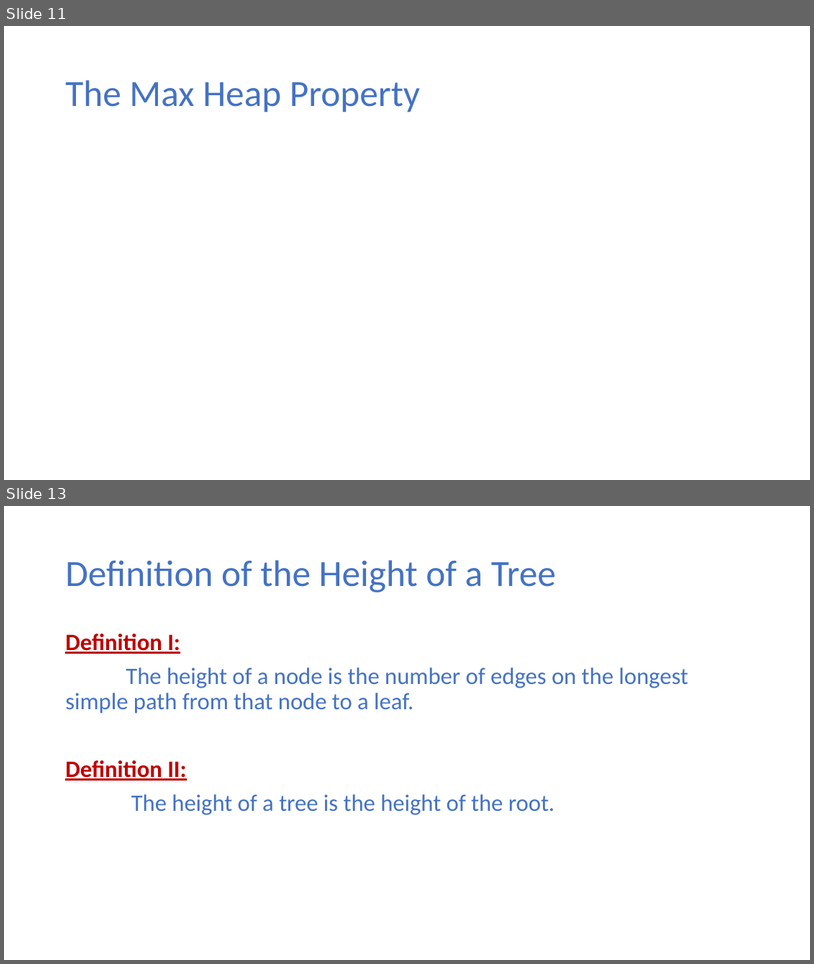
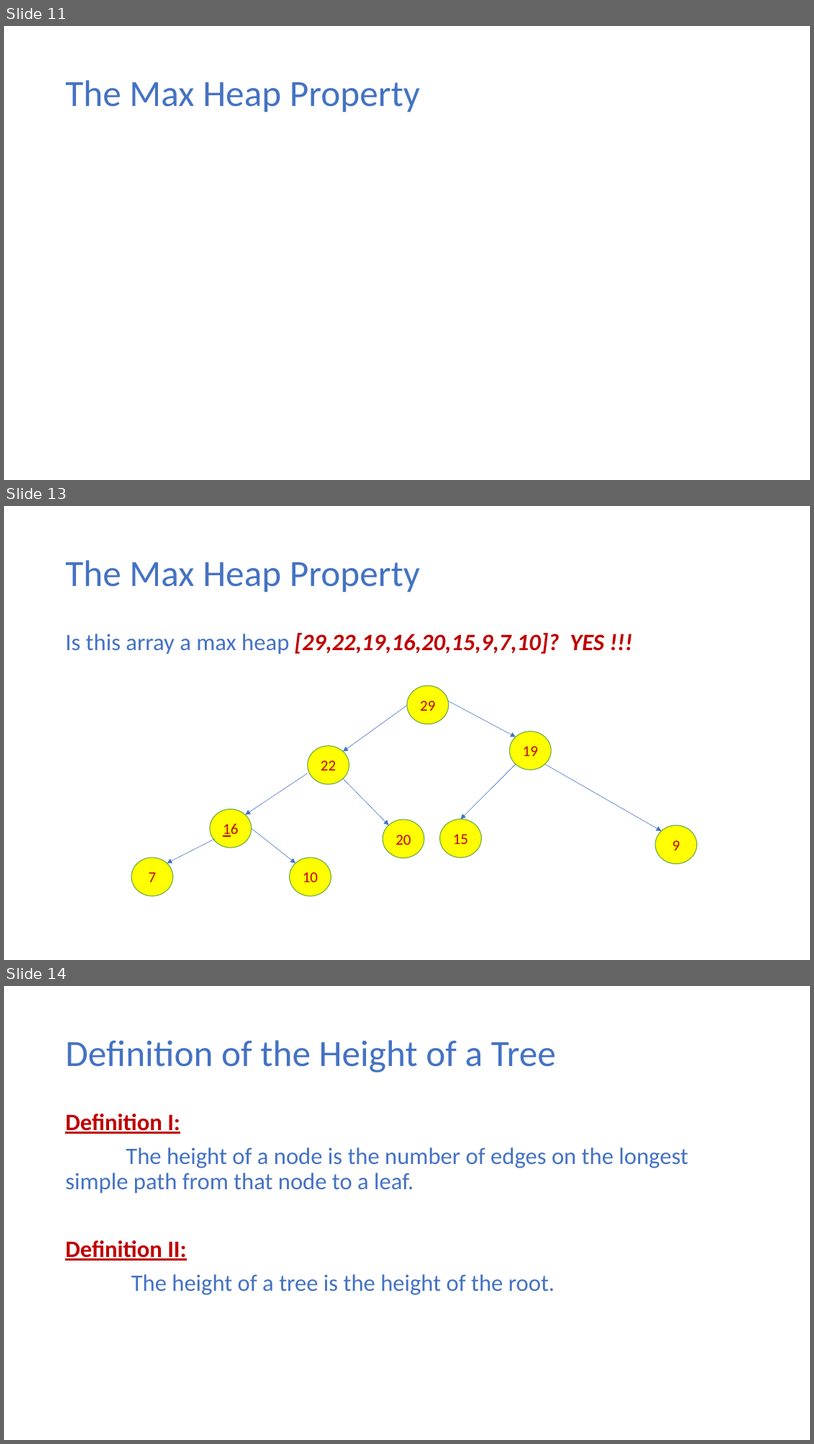
Before and after one commit to ekkapotc/EA, a slide deck: Lectures/Lecture 3.pptx. Shown one above the other, each under a label of ours: slides 11 and 13 before the commit, slides 11, 13 and 14 after it; the slides between them are not shown. The pictures are 814x964 and 814x1444 pixels, drawn with LibreOffice and Linux fonts; fonts in the diff are those of the drawing; grey boxes stand for pictures. Boxes give left, top, right and bottom in pixels: in the first picture for what was removed or moved away, otherwise in the second. Text is boxed around its words. In the diff, an @@ line names an element or a change of style, - is before the commit and + after.

```diff
--- a/Lectures/Lecture 3.pptx
+++ b/Lectures/Lecture 3.pptx
@@ slide 13 added at bbox=[4, 506, 810, 960], background #FFFFFF @@
@@ title added at bbox=[65, 560, 420, 592], 44 pt, text #4472C4 @@
+The Max Heap Property
@@ text added at bbox=[65, 633, 604, 654], 28 pt, text #C00000, bold, italic @@
+Is this array a max heap [29,22,19,16,20,15,9,7,10]? YES !!!
@@ ellipse added at bbox=[407, 686, 449, 724], fill #FFFF00, outline #70AD47 1 pt, 18 pt, text #C00000 @@
+29
@@ arrow added from (407, 705) to (343, 751), #4472C4 0.5 pt @@
@@ arrow added from (449, 701) to (516, 737), #4472C4 0.5 pt @@
@@ ellipse added at bbox=[509, 731, 551, 770], fill #FFFF00, outline #70AD47 1 pt, 18 pt, text #C00000 @@
+19
@@ ellipse added at bbox=[308, 746, 350, 784], fill #FFFF00, outline #70AD47 1 pt, 18 pt, text #C00000 @@
+22
@@ arrow added from (516, 764) to (460, 818), #4472C4 0.5 pt @@
@@ arrow added from (545, 764) to (662, 831), #4472C4 0.5 pt @@
@@ arrow added from (308, 773) to (245, 815), #4472C4 0.5 pt @@
@@ arrow added from (343, 778) to (388, 825), #4472C4 0.5 pt @@
@@ ellipse added at bbox=[210, 809, 252, 848], fill #FFFF00, outline #70AD47 1 pt, 18 pt, text #C00000, underline @@
+16
@@ arrow added from (252, 829) to (296, 863), #4472C4 0.5 pt @@
@@ ellipse added at bbox=[383, 819, 424, 858], fill #FFFF00, outline #70AD47 1 pt, 18 pt, text #C00000 @@
+20
@@ ellipse added at bbox=[440, 818, 482, 857], fill #FFFF00, outline #70AD47 1 pt, 18 pt, text #C00000 @@
+15
@@ ellipse added at bbox=[656, 826, 697, 864], fill #FFFF00, outline #70AD47 1 pt, 18 pt, text #C00000 @@
+9
@@ arrow added from (215, 839) to (167, 863), #4472C4 0.5 pt @@
@@ ellipse added at bbox=[131, 857, 173, 896], fill #FFFF00, outline #70AD47 1 pt, 18 pt, text #C00000 @@
+7
@@ ellipse added at bbox=[290, 857, 332, 896], fill #FFFF00, outline #70AD47 1 pt, 18 pt, text #C00000 @@
+10
@@ what was slide 13 is now slide 14 @@
```
Also in this commit, not shown: 1 slide changed, 1 other file.
